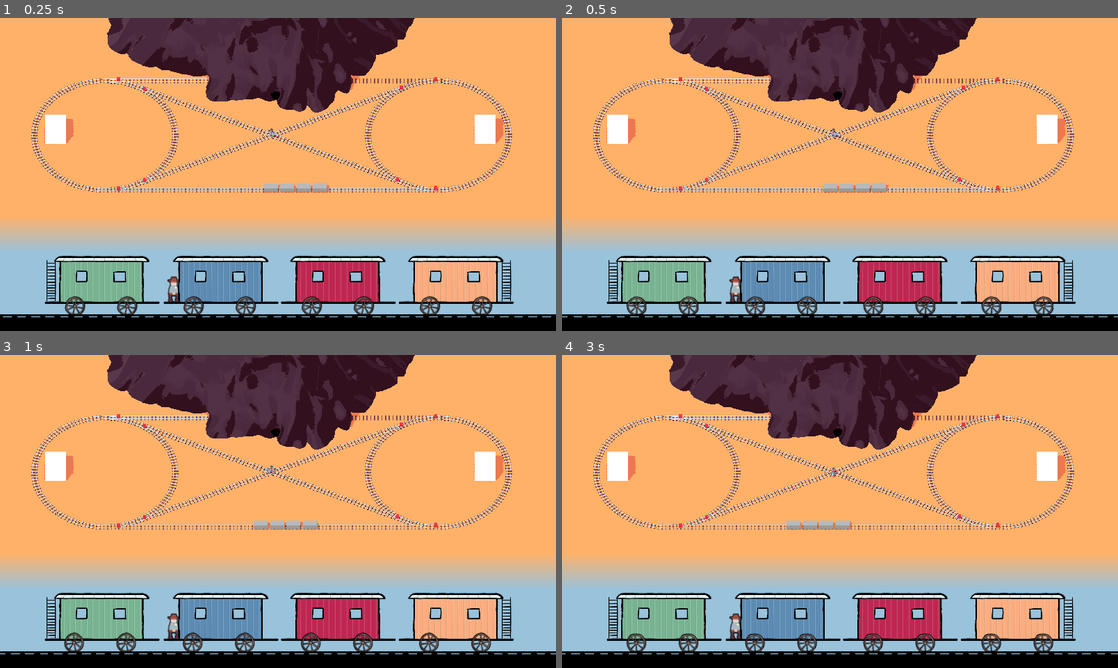
Above: before the commit, frames 1-4 (two rows, left to right).
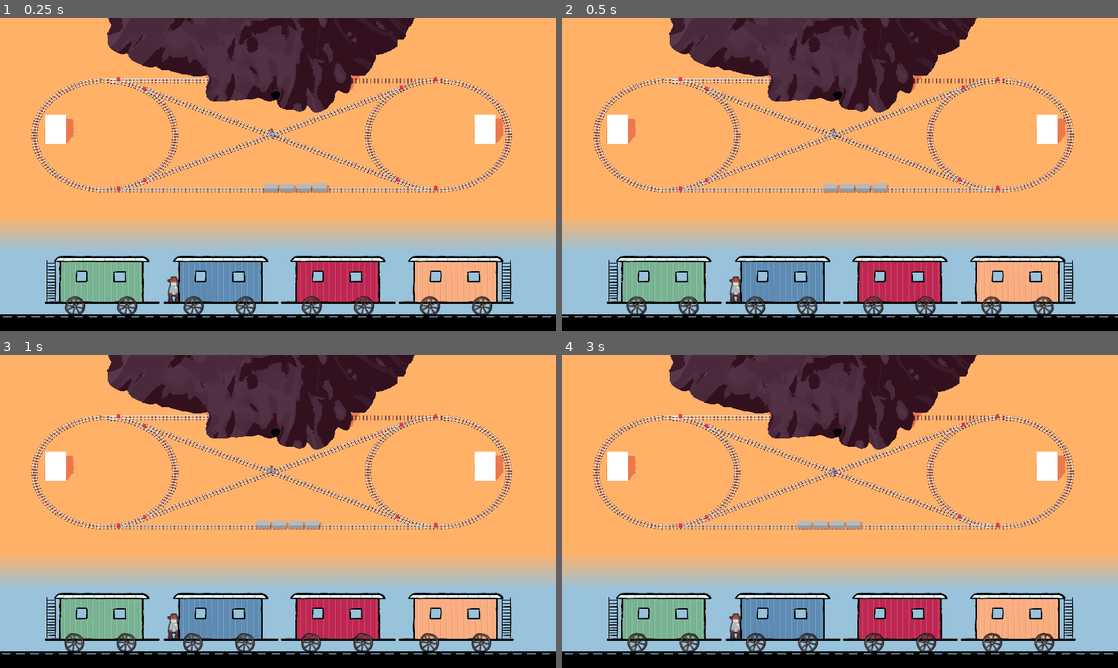
Above: after the commit, the same moments.

Repository: Miltage/train-heist
Game: Godot game, scene res://scenes/main.tscn
The game is run twice, just before and just after one commit, with the same random seed, the same clock (stepped at 60 frames per second) and the same inputs.
Inputs (mouse positions are in pixels of both pictures, inside the frame that each line leads up to):
- Up to frame 1 (0.25 s): no input
- Up to frame 2 (0.5 s): no input
- Up to frame 3 (1 s): move the mouse to (400, 495) at 0.52 s; hold D (steer_right) from 0.53 s (still down); tap Space (jump) at 0.6, 0.77 s
- Up to frame 4 (3 s): tap Space (jump) at 1.07, 1.52, 1.55, 1.82, 2.1 s; move the mouse to (728, 527) at 1.27 s; release D (steer_right) at 1.28 s; hold S (move_backward) 1.28-2.03 s; click (728, 527) at 1.35 s; move the mouse to (895, 442) at 2.02 s; hold D (steer_right) 2.03-2.78 s; move the mouse to (812, 574) at 2.77 s; hold W (move_forward) from 2.78 s (still down); click (812, 574) at 2.85 s

Frame 1 is identical in both runs. In frame 2, 0.5% of the frame differs, in the area x 1-100%, y 52-96%; in frame 3, 1.3%; in frame 4, 1.7%, in the area x 0-100%, y 52-96%.

Commit message:
Add polish for bandit on train

Diff:
--- a/scenes/bandit.tscn
+++ b/scenes/bandit.tscn
@@ -1,9 +1,83 @@
-[gd_scene load_steps=6 format=3 uid="uid://irdqu84riblt"]
+[gd_scene load_steps=15 format=3 uid="uid://irdqu84riblt"]
 
-[ext_resource type="Texture2D" uid="uid://wu6xnn55tuhc" path="res://krita/bandit.png" id="1_gvbh8"]
 [ext_resource type="Script" uid="uid://bb6dt15bay8ml" path="res://scripts/Bandit.gd" id="1_wjvvg"]
 [ext_resource type="Texture2D" uid="uid://bkey8m1ramgci" path="res://krita/empty_hands.png" id="3_rkhdv"]
 [ext_resource type="Texture2D" uid="uid://ckosajycj5v6q" path="res://krita/hands_coin.png" id="4_5mrb3"]
+[ext_resource type="Texture2D" uid="uid://cp3f06aonxbu7" path="res://krita/bandit-sheet.png" id="4_r1qhc"]
+
+[sub_resource type="AtlasTexture" id="AtlasTexture_h7nmy"]
+atlas = ExtResource("4_r1qhc")
+region = Rect2(0, 0, 180, 180)
+
+[sub_resource type="AtlasTexture" id="AtlasTexture_5mrb3"]
+atlas = ExtResource("4_r1qhc")
+region = Rect2(180, 180, 180, 180)
+
+[sub_resource type="AtlasTexture" id="AtlasTexture_t6vea"]
+atlas = ExtResource("4_r1qhc")
+region = Rect2(0, 0, 180, 180)
+
+[sub_resource type="AtlasTexture" id="AtlasTexture_2xaei"]
+atlas = ExtResource("4_r1qhc")
+region = Rect2(180, 0, 180, 180)
+
+[sub_resource type="AtlasTexture" id="AtlasTexture_en7xe"]
+atlas = ExtResource("4_r1qhc")
+region = Rect2(360, 0, 180, 180)
+
+[sub_resource type="AtlasTexture" id="AtlasTexture_5w5lp"]
+atlas = ExtResource("4_r1qhc")
+region = Rect2(0, 180, 180, 180)
+
+[sub_resource type="AtlasTexture" id="AtlasTexture_ivkpt"]
+atlas = ExtResource("4_r1qhc")
+region = Rect2(180, 180, 180, 180)
+
+[sub_resource type="AtlasTexture" id="AtlasTexture_ibk47"]
+atlas = ExtResource("4_r1qhc")
+region = Rect2(360, 180, 180, 180)
+
+[sub_resource type="SpriteFrames" id="SpriteFrames_kfaa0"]
+animations = [{
+"frames": [{
+"duration": 1.0,
+"texture": SubResource("AtlasTexture_h7nmy")
+}],
+"loop": true,
+"name": &"default",
+"speed": 5.0
+}, {
+"frames": [{
+"duration": 1.0,
+"texture": SubResource("AtlasTexture_5mrb3")
+}],
+"loop": true,
+"name": &"jumping",
+"speed": 5.0
+}, {
+"frames": [{
+"duration": 1.0,
+"texture": SubResource("AtlasTexture_t6vea")
+}, {
+"duration": 1.0,
+"texture": SubResource("AtlasTexture_2xaei")
+}, {
+"duration": 1.0,
+"texture": SubResource("AtlasTexture_en7xe")
+}, {
+"duration": 1.0,
+"texture": SubResource("AtlasTexture_5w5lp")
+}, {
+"duration": 1.0,
+"texture": SubResource("AtlasTexture_ivkpt")
+}, {
+"duration": 1.0,
+"texture": SubResource("AtlasTexture_ibk47")
+}],
+"loop": true,
+"name": &"running",
+"speed": 8.0
+}]
 
 [sub_resource type="CapsuleShape2D" id="CapsuleShape2D_gvbh8"]
 radius = 34.0
@@ -12,13 +86,9 @@
 [node name="Bandit" type="CharacterBody2D"]
 script = ExtResource("1_wjvvg")
 
-[node name="Sprite2D" type="Sprite2D" parent="."]
-position = Vector2(0, -80)
-texture = ExtResource("1_gvbh8")
-
-[node name="CollisionShape2D" type="CollisionShape2D" parent="."]
-position = Vector2(0, -76)
-shape = SubResource("CapsuleShape2D_gvbh8")
+[node name="Sprite2D" type="AnimatedSprite2D" parent="."]
+position = Vector2(1, -85)
+sprite_frames = SubResource("SpriteFrames_kfaa0")
 
 [node name="EmptyHands" type="Sprite2D" parent="."]
 position = Vector2(0, -84)
@@ -27,3 +97,7 @@
 [node name="CoinHands" type="Sprite2D" parent="."]
 position = Vector2(0, -84)
 texture = ExtResource("4_5mrb3")
+
+[node name="CollisionShape2D" type="CollisionShape2D" parent="."]
+position = Vector2(0, -76)
+shape = SubResource("CapsuleShape2D_gvbh8")
--- a/scripts/Bandit.gd
+++ b/scripts/Bandit.gd
@@ -6,46 +6,72 @@
 var overlappingLadder:bool = false
 var onLadder:bool = false
 
+var _timeElapsed:float
+var _targetVelocity:Vector2
+
 func get_input():
-    if (!visible):
-        velocity = Vector2.ZERO
-        return
+	if (!visible):
+		velocity = Vector2.ZERO
+		_targetVelocity = Vector2.ZERO
+		return
 
-    var input_dir = Input.get_axis("steer_left", "steer_right")
-    velocity = Vector2(input_dir * speed, velocity.y)
+	var input_dir = Input.get_axis("steer_left", "steer_right")
+	var climb_dir = Input.get_axis("move_forward", "move_backward")
+	_targetVelocity = Vector2(input_dir * speed, velocity.y)
+	velocity = velocity.lerp(_targetVelocity, 0.4)
 
-    if (Input.is_action_just_pressed("move_forward")):
-        if (overlappingLadder): onLadder = true
-        else: jump()
+	if (Input.is_action_just_pressed("move_forward")):
+		if (overlappingLadder): onLadder = true
+		else: jump()
 
-    if (Input.is_action_just_pressed("jump") && !onLadder):
-        jump()
-    elif (Input.is_action_just_pressed("jump") && onLadder):
-        onLadder = false
+	if (Input.is_action_just_pressed("jump") && !onLadder):
+		jump()
+	elif (Input.is_action_just_pressed("jump") && onLadder):
+		onLadder = false
 
-    if (velocity.x < 0): dir = -1
-    elif (velocity.x > 0): dir = 1
+	if (velocity.x < 0): dir = -1
+	elif (velocity.x > 0): dir = 1
 
-    if (onLadder):
-        if (Input.is_action_pressed("move_forward")):
-            velocity.y = -100
-        elif (Input.is_action_pressed("move_backward")):
-            velocity.y = 100
-        else:
-            velocity.y = 0
+	if (input_dir != 0 || climb_dir != 0): $Sprite2D.play("running")
+	else: $Sprite2D.play("default")
 
-func _physics_process(_delta) -> void:
-    if (!overlappingLadder): onLadder = false
+	if (onLadder):
+		if (Input.is_action_pressed("move_forward")):
+			velocity.y = -100
+		elif (Input.is_action_pressed("move_backward")):
+			velocity.y = 100
+		else:
+			velocity.y = 0
 
-    get_input()
-    if (!onLadder): velocity.y += 10
-    move_and_slide()
-    $Sprite2D.flip_h = dir < 0
-    $EmptyHands.flip_h = dir < 0
-    $CoinHands.flip_h = dir < 0
+func _physics_process(delta) -> void:
+	if (!overlappingLadder): onLadder = false
+	_timeElapsed += delta
 
-    $EmptyHands.visible = !Globals.holdingCoin
-    $CoinHands.visible = Globals.holdingCoin
+	get_input()
+	if (!onLadder): velocity.y += 10
+	move_and_slide()
+	$Sprite2D.flip_h = dir < 0
+	$EmptyHands.flip_h = dir < 0
+	$CoinHands.flip_h = dir < 0
+
+	$EmptyHands.visible = !Globals.holdingCoin
+	$CoinHands.visible = Globals.holdingCoin
+
+	if (is_on_floor()):
+		$Sprite2D.position.y = -80 - abs(sin(_timeElapsed * 10)) * abs(velocity.x) * 0.1
+		$EmptyHands.position.y = $Sprite2D.position.y + sin(_timeElapsed * 15) * abs(velocity.x) * 0.035
+		$CoinHands.position.y = $Sprite2D.position.y - sin(_timeElapsed * 15) * abs(velocity.x) * 0.035
+	elif (!onLadder):
+		$Sprite2D.play("jumping")
+
+	scale = scale.lerp(Vector2.ONE, 0.4)
 
 func jump() -> void:
-    velocity.y = -220
+	velocity.y = -220
+	scale = Vector2.ONE * 1.15
+
+func pop() -> void:
+	scale = Vector2.ONE * 1.25
+
+func _ready() -> void:
+	visibility_changed.connect(pop)
--- a/scripts/Train.gd
+++ b/scripts/Train.gd
@@ -11,7 +11,7 @@
 var speed:float = 0
 var targetSpeed:float = 0
 
-var _baseSpeed:float = 1.4
+var _baseSpeed:float = 1.0
 var _stopped:bool
 var _cars:Array
 
--- a/scripts/Train2D.gd
+++ b/scripts/Train2D.gd
@@ -60,6 +60,7 @@
 	$Bandit.dir = 1
 	$Bandit.position = $Entry.position
 	playerOnBoard = true
+	playerCanLeave = false
 
 func leave_train() -> void:
 	$Bandit.hide()
Binary file added: krita/bandit-sheet.png
Not shown, added: krita/bandit-sheet.png.import
Not shown, added: krita/bandit.kra
Not shown, added: krita/bandit.kra~
